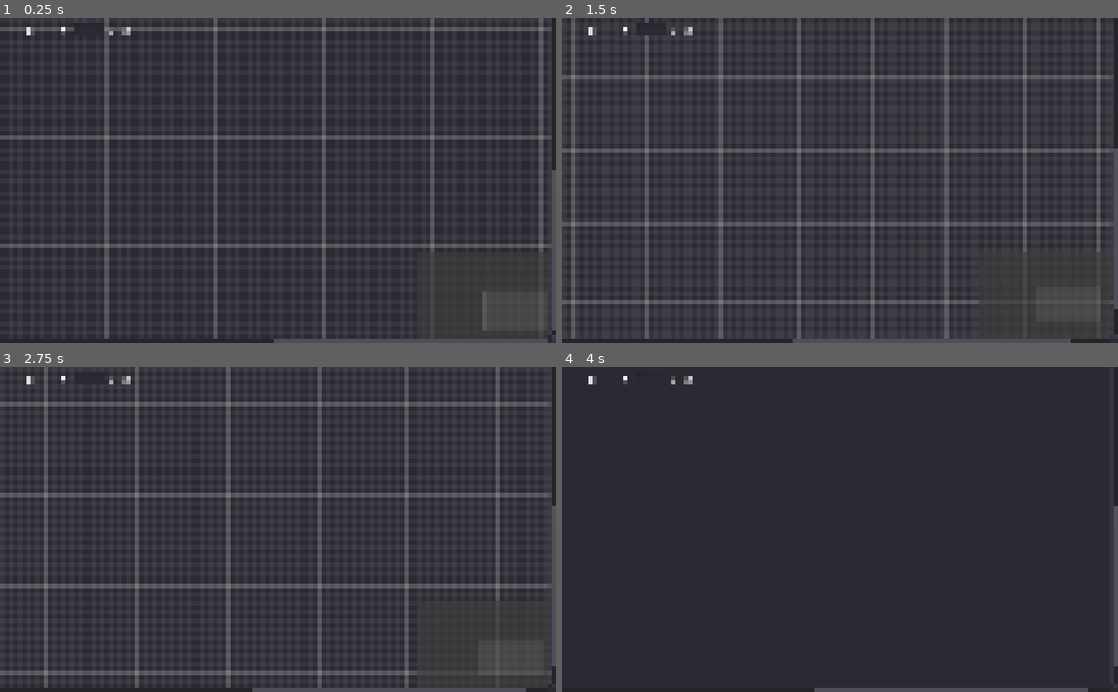
Above: before the commit, frames 1-4 (two rows, left to right).
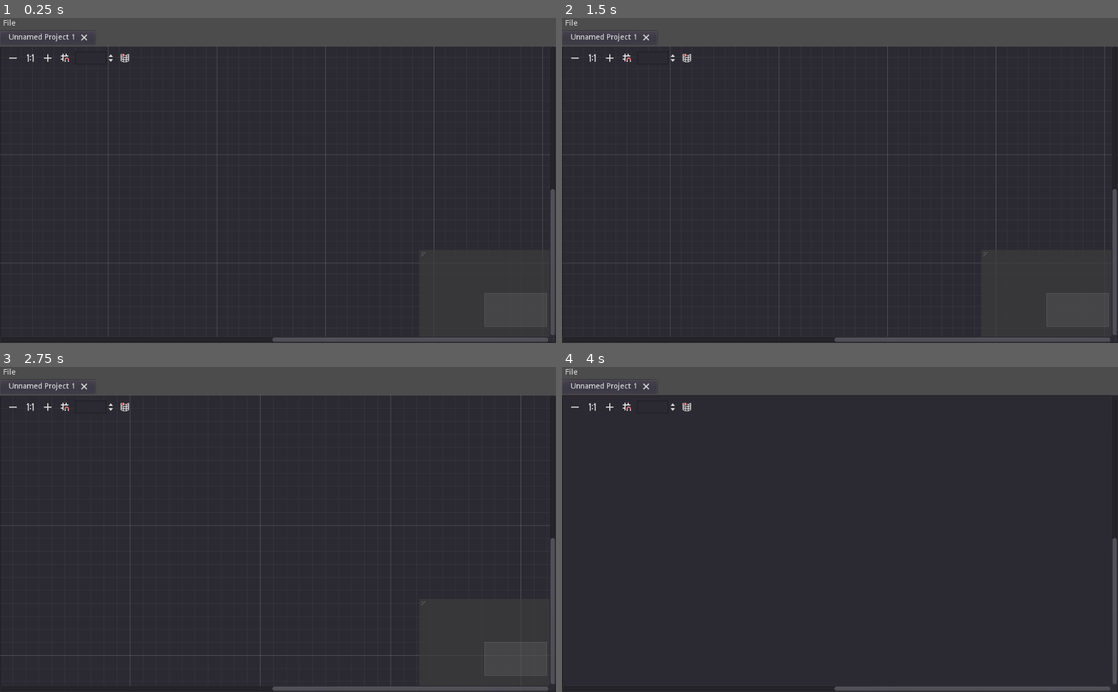
Above: after the commit, the same moments.

Repository: noiamhippyman/GodotAudioGeneration
Game: Godot game, scene res://SFX Generator/SFXGeneratorMain.tscn
Two runs of this game, one before a commit and one after it. Both use one fixed random seed, a clock stepped at 60 frames per second and the inputs below. Before the commit the project starts from res://Main.tscn.
Inputs (mouse positions are in pixels of both pictures, inside the frame that each line leads up to; where the layout moved, square brackets give the same spot in the first picture):
- Up to frame 1 (0.25 s): no input
- Up to frame 2 (1.5 s): click (573, 24) at 0.5 s, where only the run after the commit has a clickable "File"; click (573, 57) [573, 31] at 1.25 s
- Up to frame 3 (2.75 s): click (50, 406) [50, 380] at 2 s
- Up to frame 4 (4 s): click (628, 406) [628, 380] at 2.75 s; click (684, 406) [684, 380] at 3.5 s

The runs differ from the first frame. In frame 1, 9.2% of the frame differs, in the area x 0-100%, y 0-100%; in frame 2, 13%; in frame 3, 13%; in frame 4, 8.8%.

Commit message:
Working on program layout. Shitty laptop keeps crashing and almost corrupted the project file somehow. Gonna commit a ton more now probably. Sorry Github.

Diff:
--- a/AudioProgramming/Game.tscn
+++ /dev/null
@@ -1,3 +0,0 @@
-[gd_scene format=2]
-
-[node name="Game" type="Node"]
--- a/AudioProgramming/Globals.gd
+++ b/AudioProgramming/Globals.gd
@@ -16,3 +16,5 @@
 
 const NODE_TYPE_OSCILLATOR:int = 0
 const NODE_TYPE_AUDIO_OUTPUT:int = 1
+
+const FILE_NEW_PROJECT:int = 0
--- a/AudioProgramming/Main.gd
+++ b/AudioProgramming/Main.gd
@@ -11,31 +11,44 @@
 	add_node_popup = $AddNodePopupMenu
 	add_node_popup.connect("id_pressed",self,"_on_add_node_type_selected")
 
-func _on_node_selected(node:Node):
-	selected_node = node
-
 func _input(event):
 	if (event.is_action_pressed("kb_shortcut_add_node")):
 		add_node_popup.show_modal()
 		add_node_popup.rect_global_position = get_global_mouse_position()
 
+	if (event.is_action_pressed("ui_accept")):
+		generate()
+
 func add_node(id:int):
+	var node:GraphNode = null
 	var node_offset = get_global_mouse_position() + graph_editor.scroll_offset
+
 	match id:
 		Globals.NODE_TYPE_OSCILLATOR:
-			var node:OscillatorNode = OscillatorNode.new()
-			node.offset = node_offset
-			graph_editor.add_child(node)
+			node = OscillatorNode.new()
 		Globals.NODE_TYPE_AUDIO_OUTPUT:
-			var node:AudioOutputNode = AudioOutputNode.new()
-			node.offset = node_offset
-			graph_editor.add_child(node)
+			node = AudioOutputNode.new()
+
+	node.offset = node_offset
+	graph_editor.add_child(node)
 
 func delete_node():
 	if (selected_node):
 		selected_node.queue_free()
 		selected_node = null
 
+func generate():
+	var connection_list = graph_editor.get_connection_list()
+	print(connection_list)
+
+func _on_node_selected(node:Node):
+	selected_node = node
 
 func _on_add_node_type_selected(id):
 	add_node(id)
+
+func _on_GraphEdit_connection_request(from, from_slot, to, to_slot):
+	graph_editor.connect_node(from,from_slot,to,to_slot)
+
+func _on_GraphEdit_disconnection_request(from, from_slot, to, to_slot):
+	graph_editor.disconnect_node(from,from_slot,to,to_slot)
--- a/AudioProgramming/Main.tscn
+++ b/AudioProgramming/Main.tscn
@@ -23,9 +23,11 @@
 margin_bottom = 600.0
 size_flags_horizontal = 3
 size_flags_vertical = 3
-scroll_offset = Vector2( 0, -20 )
+right_disconnects = true
 
 [node name="AddNodePopupMenu" type="PopupMenu" parent="."]
 margin_right = 20.0
 margin_bottom = 20.0
 script = ExtResource( 2 )
+[connection signal="connection_request" from="VBoxContainer/GraphEdit" to="." method="_on_GraphEdit_connection_request"]
+[connection signal="disconnection_request" from="VBoxContainer/GraphEdit" to="." method="_on_GraphEdit_disconnection_request"]
--- a/AudioProgramming/Node Editor/Nodes/AudioOutputNode.gd
+++ b/AudioProgramming/Node Editor/Nodes/Audio/AudioOutputNode.gd
@@ -1,5 +1,8 @@
 extends GraphNode
 class_name AudioOutputNode
+
+signal audio_player_started
+signal audio_player_stopped
 
 var audio_stream_player:AudioStreamPlayer = null
 var slot0:HBoxContainer = null
@@ -7,22 +10,10 @@
 var sample_rate_label:Label = null
 var sample_rate_text:LineEdit = null
 var stream_input_label:Label = null
-
-func _on_sample_rate_text_entered(new_text:String):
-	if (new_text.is_valid_integer()):
-		sample_rate_text.text = new_text
-		audio_stream_player.stream.mix_rate = int(new_text)
-	else:
-		sample_rate_text.text = sample_rate_text.placeholder_text
-
-func _on_resize_request(min_size:Vector2):
-	rect_size = min_size
+var play_stop_button:Button = null
 
 func _init():
 	title = "Audio Output"
-
-	#resizable = true
-	#connect("resize_request",self,"_on_resize_request")
 
 	slot0 = HBoxContainer.new()
 	slot1 = HBoxContainer.new()
@@ -50,9 +41,33 @@
 
 	slot1.add_child(stream_input_label)
 
+	play_stop_button = Button.new()
+	play_stop_button.text ="Play"
+	play_stop_button.connect("pressed",self,"_on_play_stop_pressed")
+	slot1.add_child(play_stop_button)
+
 	set_slot(0,true,Globals.SLOT_TYPE_INT,Globals.SLOT_COLOR_INT,false,-1,-1)
 	set_slot(1,true,Globals.SLOT_TYPE_REAL,Globals.SLOT_COLOR_REAL,false,-1,-1)
 
 	audio_stream_player = AudioStreamPlayer.new()
 	audio_stream_player.stream = AudioStreamGenerator.new()
+	audio_stream_player.stream.mix_rate = int(sample_rate_text.text)
 	add_child(audio_stream_player)
+
+func _on_sample_rate_text_entered(new_text:String):
+	if (new_text.is_valid_integer()):
+		sample_rate_text.text = new_text
+		audio_stream_player.stream.mix_rate = int(new_text)
+	else:
+		sample_rate_text.text = sample_rate_text.placeholder_text
+
+func _on_play_stop_pressed():
+	if (!audio_stream_player.playing):
+		#fill stream with data
+		emit_signal("audio_player_started")
+		audio_stream_player.play()
+		play_stop_button.text = "Stop"
+	else:
+		emit_signal("audio_player_stopped")
+		audio_stream_player.stop()
+		play_stop_button.text = "Play"
--- a/AudioProgramming/Node Editor/Nodes/OscillatorNode.gd
+++ b/AudioProgramming/Node Editor/Nodes/Audio/OscillatorNode.gd
@@ -17,9 +17,6 @@
 func _init():
 	title = "Oscillator"
 
-	#resizable = true
-	#connect("resize_request",self,"_on_resize_request")
-
 	slot0 = HBoxContainer.new()
 	slot1 = HBoxContainer.new()
 	slot2 = HBoxContainer.new()
@@ -35,6 +32,7 @@
 	wavetype_option_button.add_item("2. Sawtooth",Oscillator.eWaveType.Sawtooth)
 	wavetype_option_button.add_item("3. Triangle",Oscillator.eWaveType.Triangle)
 	wavetype_option_button.size_flags_horizontal = Control.SIZE_EXPAND_FILL
+	wavetype_option_button.connect("item_selected",self,"_on_wavetype_selected")
 
 	var spacer_control = Control.new()
 	spacer_control.size_flags_horizontal = Control.SIZE_EXPAND_FILL
@@ -55,6 +53,7 @@
 	frequency_line_edit.text = "440.0"
 	frequency_line_edit.placeholder_text = "440.0"
 	frequency_line_edit.size_flags_horizontal = Control.SIZE_EXPAND_FILL
+	frequency_line_edit.connect("text_entered",self,"_on_frequency_changed")
 
 	spacer_control = Control.new()
 	spacer_control.size_flags_horizontal = Control.SIZE_EXPAND_FILL
@@ -70,6 +69,7 @@
 	amplitude_line_edit.text = "0.5"
 	amplitude_line_edit.placeholder_text = "0.5"
 	amplitude_line_edit.size_flags_horizontal = Control.SIZE_EXPAND_FILL
+	amplitude_line_edit.connect("text_entered",self,"_on_amplitude_changed")
 
 	spacer_control = Control.new()
 	spacer_control.size_flags_horizontal = Control.SIZE_EXPAND_FILL
@@ -83,7 +83,21 @@
 	set_slot(2,true,Globals.SLOT_TYPE_REAL,Globals.SLOT_COLOR_REAL,false,-1,-1)
 
 	oscillator = Oscillator.new()
+	oscillator.wave_type = Oscillator.eWaveType.Sine
 	add_child(oscillator)
 
-func _on_resize_request(min_size:Vector2):
-	rect_size = min_size
+func _on_wavetype_selected(id:int):
+	oscillator.wave_type = id
+
+func _on_frequency_changed(value:String):
+	if (value.is_valid_float()):
+		oscillator.frequency = float(value)
+	else:
+		frequency_line_edit.text = frequency_line_edit.placeholder_text
+
+func _on_amplitude_changed(value:String):
+	if (value.is_valid_float()):
+		oscillator.peak_amplitude = clamp(float(value),0.0,1.0)
+		amplitude_line_edit.text = str(oscillator.peak_amplitude)
+	else:
+		amplitude_line_edit.text = amplitude_line_edit.placeholder_text
--- /dev/null
+++ b/AudioProgramming/SFX Generator/GUI/FileMenuButton.gd
@@ -0,0 +1,15 @@
+extends MenuButton
+
+var popup:PopupMenu = null
+
+signal new_project_requested
+
+func _ready():
+	popup = get_popup()
+	popup.add_item("New Project", Globals.FILE_NEW_PROJECT)
+	popup.connect("id_pressed", self, "_on_id_pressed")
+
+func _on_id_pressed(id:int):
+	match id:
+		Globals.FILE_NEW_PROJECT:
+			emit_signal("new_project_requested")
--- /dev/null
+++ b/AudioProgramming/SFX Generator/SFXGeneratorMain.gd
@@ -0,0 +1,53 @@
+extends Control
+
+var project_tabs:Tabs = null
+var current_project_editor:GraphEdit = null
+var add_node_popup_menu:PopupMenu = null
+
+func add_node(id:int):
+	var node:GraphNode = null
+	match id:
+		Globals.NODE_TYPE_OSCILLATOR:
+			node = OscillatorNode.new()
+		Globals.NODE_TYPE_AUDIO_OUTPUT:
+			node = AudioOutputNode.new()
+	node.offset = get_global_mouse_position() - current_project_editor.rect_global_position + current_project_editor.scroll_offset
+	current_project_editor.add_child(node)
+
+func add_new_project():
+	# if project exists already
+	if (current_project_editor != null):
+	#	hide current_project_editor
+		current_project_editor.visible = false
+
+	# create new current_project_editor
+	current_project_editor = GraphEdit.new()
+	current_project_editor.name = "Unnamed Project " + str(project_tabs.get_tab_count() + 1)
+	current_project_editor.size_flags_horizontal = SIZE_EXPAND_FILL
+	current_project_editor.size_flags_vertical = SIZE_EXPAND_FILL
+	current_project_editor.connect("popup_request",self,"_on_GraphEdit_popup_request")
+	$RootVBoxContainer.add_child(current_project_editor, true)
+
+	# create new tab in project_tabs with project name
+	project_tabs.add_tab(current_project_editor.name)
+	project_tabs.current_tab = project_tabs.get_tab_count()-1
+
+
+func _ready():
+	project_tabs = $RootVBoxContainer/Tabs
+	add_node_popup_menu = $AddNodePopupMenu
+
+	add_new_project()
+
+
+func _on_GraphEdit_popup_request(position:Vector2):
+	add_node_popup_menu.rect_position = position
+	add_node_popup_menu.show_modal()
+	print(position)
+
+
+func _on_AddNodePopupMenu_id_pressed(id:int):
+	add_node(id)
+
+func _on_FileMenuButton_new_project_requested():
+	add_new_project()
--- /dev/null
+++ b/AudioProgramming/SFX Generator/SFXGeneratorMain.tscn
@@ -0,0 +1,46 @@
+[gd_scene load_steps=4 format=2]
+
+[ext_resource path="res://SFX Generator/SFXGeneratorMain.gd" type="Script" id=1]
+[ext_resource path="res://SFX Generator/GUI/FileMenuButton.gd" type="Script" id=2]
+[ext_resource path="res://Node Editor/GUI/AddNodePopupMenu.gd" type="Script" id=3]
+
+[node name="SFXGeneratorMain" type="Control"]
+anchor_right = 1.0
+anchor_bottom = 1.0
+script = ExtResource( 1 )
+__meta__ = {
+"_edit_use_anchors_": false
+}
+
+[node name="RootVBoxContainer" type="VBoxContainer" parent="."]
+anchor_right = 1.0
+anchor_bottom = 1.0
+__meta__ = {
+"_edit_use_anchors_": false
+}
+
+[node name="MenuButtonHBoxContainer" type="HBoxContainer" parent="RootVBoxContainer"]
+margin_right = 1024.0
+margin_bottom = 20.0
+
+[node name="FileMenuButton" type="MenuButton" parent="RootVBoxContainer/MenuButtonHBoxContainer"]
+margin_right = 35.0
+margin_bottom = 20.0
+text = "File"
+switch_on_hover = true
+script = ExtResource( 2 )
+
+[node name="Tabs" type="Tabs" parent="RootVBoxContainer"]
+margin_top = 24.0
+margin_right = 1024.0
+margin_bottom = 48.0
+tab_align = 0
+tab_close_display_policy = 2
+scrolling_enabled = false
+
+[node name="AddNodePopupMenu" type="PopupMenu" parent="."]
+margin_right = 20.0
+margin_bottom = 20.0
+script = ExtResource( 3 )
+[connection signal="new_project_requested" from="RootVBoxContainer/MenuButtonHBoxContainer/FileMenuButton" to="." method="_on_FileMenuButton_new_project_requested"]
+[connection signal="id_pressed" from="AddNodePopupMenu" to="." method="_on_AddNodePopupMenu_id_pressed"]
--- a/AudioProgramming/project.godot
+++ b/AudioProgramming/project.godot
@@ -17,7 +17,7 @@
 "base": "GraphNode",
 "class": "AudioOutputNode",
 "language": "GDScript",
-"path": "res://Node Editor/Nodes/AudioOutputNode.gd"
+"path": "res://Node Editor/Nodes/Audio/AudioOutputNode.gd"
 }, {
 "base": "Node",
 "class": "EnvelopeADSR",
@@ -37,7 +37,7 @@
 "base": "GraphNode",
 "class": "OscillatorNode",
 "language": "GDScript",
-"path": "res://Node Editor/Nodes/OscillatorNode.gd"
+"path": "res://Node Editor/Nodes/Audio/OscillatorNode.gd"
 } ]
 _global_script_class_icons={
 "AddNodePopupMenu": "",
@@ -50,18 +50,8 @@
 
 [application]
 
-config/name="AudioProgramming"
-run/main_scene="res://Main.tscn"
-config/icon="res://icon.png"
+run/main_scene="res://SFX Generator/SFXGeneratorMain.tscn"
 
 [autoload]
 
 Globals="*res://Globals.gd"
-
-[input]
-
-kb_shortcut_add_node={
-"deadzone": 0.5,
-"events": [ Object(InputEventKey,"resource_local_to_scene":false,"resource_name":"","device":0,"alt":false,"shift":true,"control":false,"meta":false,"command":false,"pressed":false,"scancode":65,"unicode":0,"echo":false,"script":null)
- ]
-}
